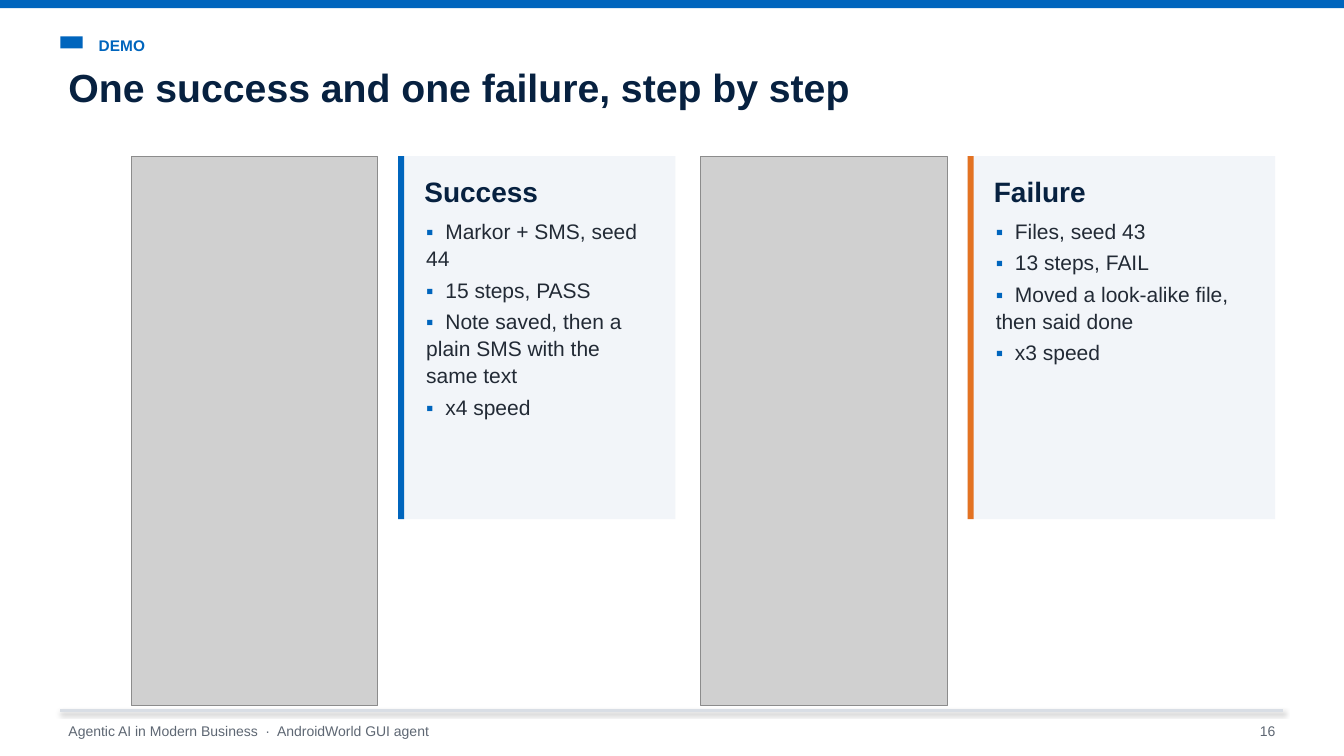
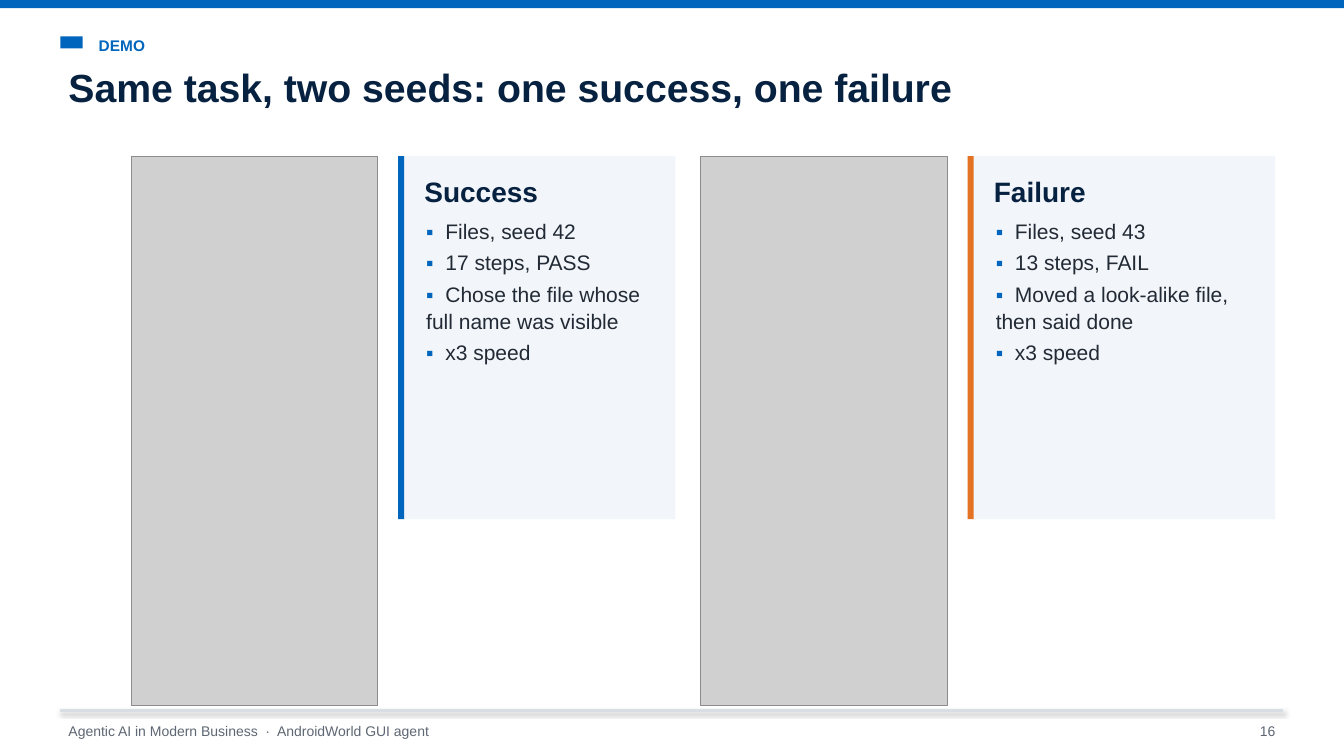
Before and after one commit to Chenschenschen/androidworld-gui-agent, a slide deck: slide 16 of presentation/AndroidWorld_GUI_Agent_Presentation.pptx. Drawn at 1344x756 pixels with LibreOffice and Linux fonts; fonts in the diff are those of the drawing; grey boxes stand for pictures. Boxes give left, top, right and bottom in pixels: in the first picture for what was removed or moved away, otherwise in the second. Text is boxed around its words. In the diff, an @@ line names an element or a change of style, - is before the commit and + after.

```diff
--- a/presentation/AndroidWorld_GUI_Agent_Presentation.pptx
+++ b/presentation/AndroidWorld_GUI_Agent_Presentation.pptx
@@ text at (x1=68, y1=73, x2=951, y2=108): text changed @@
-One success and one failure, step by step
+Same task, two seeds: one success, one failure
@@ text at (x1=426, y1=223, x2=640, y2=365): text changed @@
-▪ Markor + SMS, seed 44
-▪ 15 steps, PASS
-▪ Note saved, then a plain SMS with the same text
-▪ x4 speed
+▪ Files, seed 42
+▪ 17 steps, PASS
+▪ Chose the file whose full name was visible
+▪ x3 speed
```
Also in this commit, not shown: 8 other files.
